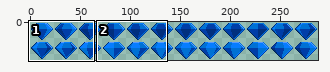
A sprite sheet gets an edit: items/active/weapons/ranged/unique/tearoftheguidinglight/starforge-tearoftheguidinglightcrystal.png. The picture above shows the old version from afar; the outline marks the close-up.
Close-up. Before:
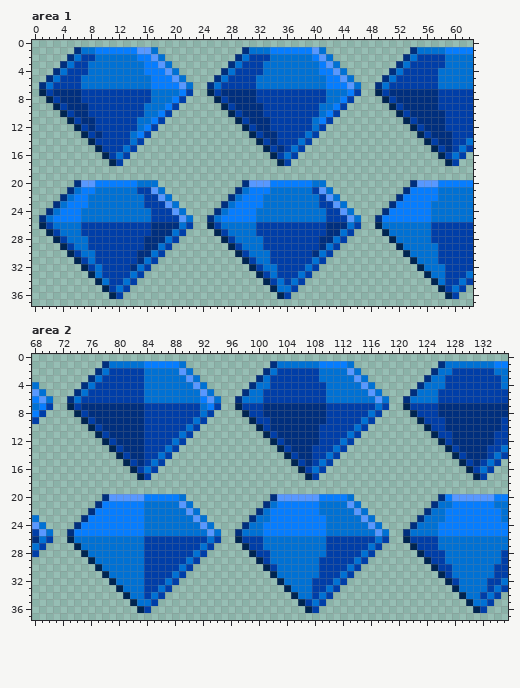
The file is 288x38 pixels. Shown: area 1: x 0..62, y 0..37; area 2: x 68..135, y 0..37. The commit also changed other parts of the picture, which this record leaves out.
Once edited:
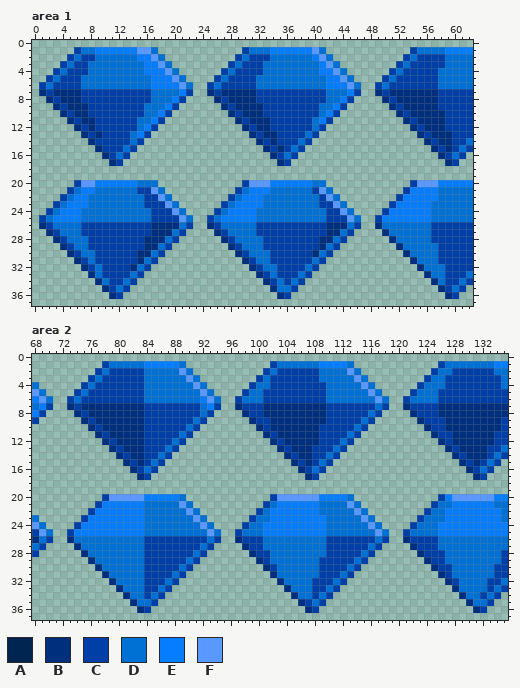
Palette (. is transparent): A #002551  B #002f7e  C #003ea8  D #0071d4  E #067dff  F #5898ff
From old to new:
Changed rows in their new state; - is an unchanged pixel.
Area 1:
first column x 1:
 1 -----C-----------------------C-----------------------C-----
 2 ----C-----------------------C-----------------------C------
 3 ---C-----------------------C-----------------------C-------
 4 --C-----------------------C-----------------------C--------
 5 -C-----------------------C-----------------------C---------
 6 C-----------------------C-----------------------C----------
 7 B-----------------------B-----------------------B----------
 8 -B-----------------------B-----------------------B---------
 9 --B-----------------------B-----------------------B--------
10 ---B-----------------------B-----------------------B-------
11 ----B-----------------------B-----------------------B------
12 -----B-----------------------B-----------------------B-----
13 ------B-----------------------B-----------------------B----
14 -------B-----------------------B-----------------------B---
15 --------B-----------------------B-----------------------B--
16 ---------B-----------------------B-----------------------B-
17 ----------B-----------------------B-----------------------B
20 -----C-----------------------C-----------------------C-----
21 ----C-----------------------C-----------------------C------
22 ---C-----------------------C-----------------------C-------
23 --C-----------------------C-----------------------C--------
24 -C-----------------------C-----------------------C---------
25 C-----------------------C-----------------------C----------
26 B-----------------------B-----------------------B----------
27 -B-----------------------B-----------------------B---------
28 --B-----------------------B-----------------------B--------
29 ---B-----------------------B-----------------------B-------
30 ----B-----------------------B-----------------------B------
31 -----B-----------------------B-----------------------B-----
32 ------B-----------------------B-----------------------B----
33 -------B-----------------------B-----------------------B---
34 --------B-----------------------B-----------------------B--
35 ---------B-----------------------B-----------------------B-
36 ----------B-----------------------B-----------------------B
Area 2:
first column x 73:
 1 -----C-----------------------C-----------------------C-----
 2 ----C-----------------------C-----------------------C------
 3 ---C-----------------------C-----------------------C-------
 4 --C-----------------------C-----------------------C--------
 5 -C-----------------------C-----------------------C---------
 6 C-----------------------C-----------------------C----------
 7 B-----------------------B-----------------------B----------
 8 -B-----------------------B-----------------------B---------
 9 --B-----------------------B-----------------------B--------
10 ---B-----------------------B-----------------------B-------
11 ----B-----------------------B-----------------------B------
12 -----B-----------------------B-----------------------B-----
13 ------B-----------------------B-----------------------B----
14 -------B-----------------------B-----------------------B---
15 --------B-----------------------B-----------------------B--
16 ---------B-----------------------B-----------------------B-
17 ----------B-----------------------B-----------------------B
20 -----C-----------------------C-----------------------C-----
21 ----C-----------------------C-----------------------C------
22 ---C-----------------------C-----------------------C-------
23 --C-----------------------C-----------------------C--------
24 -C-----------------------C-----------------------C---------
25 C-----------------------C-----------------------C----------
26 B-----------------------B-----------------------B----------
27 -B-----------------------B-----------------------B---------
28 --B-----------------------B-----------------------B--------
29 ---B-----------------------B-----------------------B-------
30 ----B-----------------------B-----------------------B------
31 -----B-----------------------B-----------------------B-----
32 ------B-----------------------B-----------------------B----
33 -------B-----------------------B-----------------------B---
34 --------B-----------------------B-----------------------B--
35 ---------B-----------------------B-----------------------B-
36 ----------B-----------------------B-----------------------B
